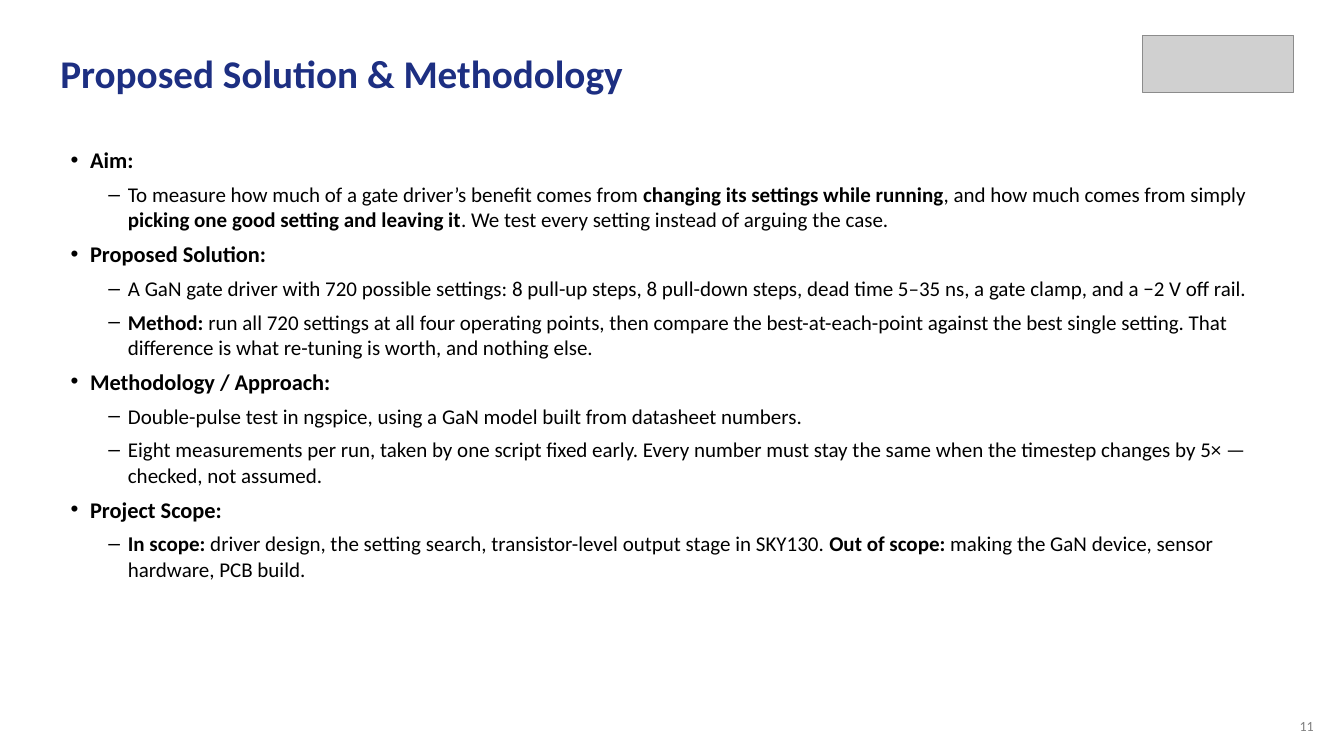
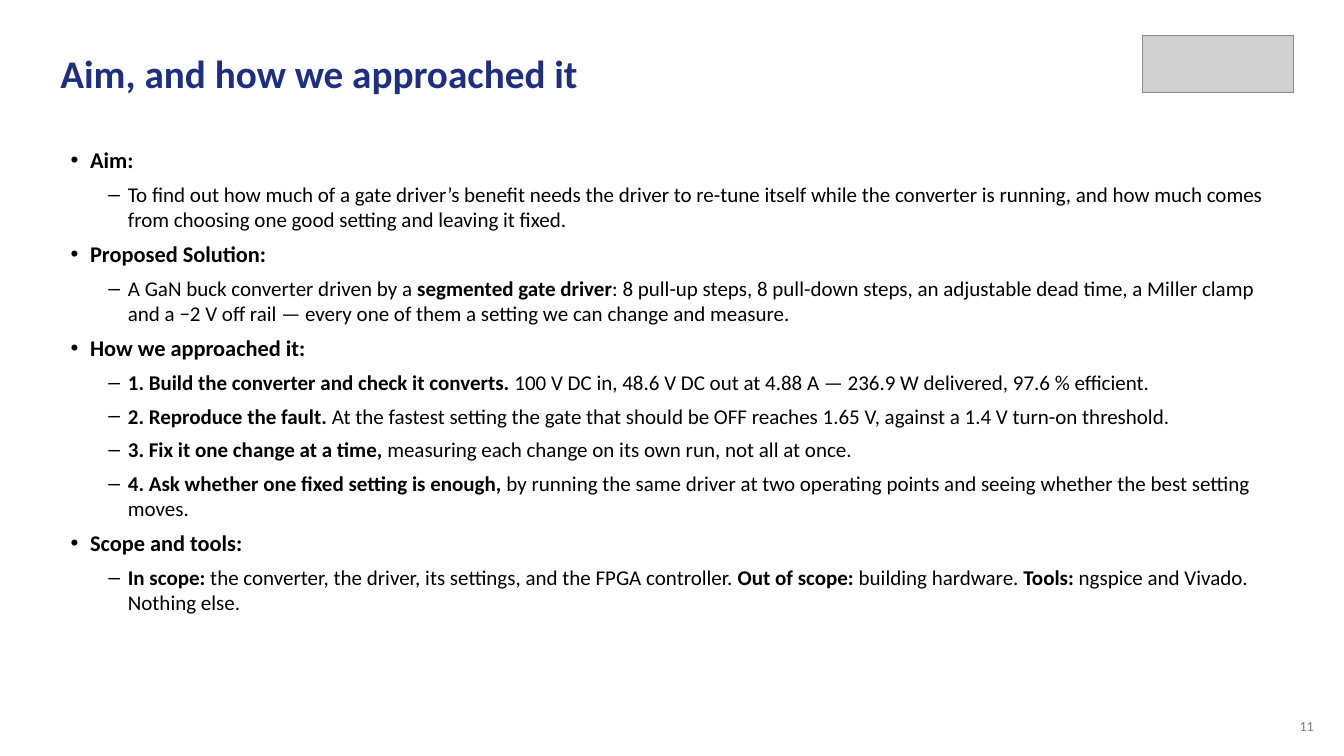
Before and after one commit to Amritha902/gan-driver, a slide deck: slide 11 of review/Review1_GaN_Segmented_Gate_Driver.pptx. Drawn at 1344x756 pixels with LibreOffice and Linux fonts; fonts in the diff are those of the drawing; grey boxes stand for pictures. Boxes give left, top, right and bottom in pixels: in the first picture for what was removed or moved away, otherwise in the second. Text is boxed around its words. In the diff, an @@ line names an element or a change of style, - is before the commit and + after.

```diff
--- a/review/Review1_GaN_Segmented_Gate_Driver.pptx
+++ b/review/Review1_GaN_Segmented_Gate_Driver.pptx
@@ text at [60,60,577,94]: text changed @@
-Proposed Solution & Methodology
+Aim, and how we approached it
@@ text at [128,187,1262,231]: text changed @@
-– To measure how much of a gate driver’s benefit comes from changing its settings while running, and how much comes from simply picking one good setting and leaving it. We test every setting instead of arguing the case.
+– To find out how much of a gate driver’s benefit needs the driver to re-tune itself while the converter is running, and how much comes from choosing one good setting and leaving it fixed.
@@ text at [90,281,1253,614]: text changed @@
-– A GaN gate driver with 720 possible settings: 8 pull-up steps, 8 pull-down steps, dead time 5–35 ns, a gate clamp, and a −2 V off rail.
-– Method: run all 720 settings at all four operating points, then compare the best-at-each-point against the best single setting. That difference is what re-tuning is worth, and nothing else.
-• Methodology / Approach:
-– Double-pulse test in ngspice, using a GaN model built from datasheet numbers.
-– Eight measurements per run, taken by one script fixed early. Every number must stay the same when the timestep changes by 5× — checked, not assumed.
-• Project Scope:
-– In scope: driver design, the setting search, transistor-level output stage in SKY130. Out of scope: making the GaN device, sensor hardware, PCB build.
+– A GaN buck converter driven by a segmented gate driver: 8 pull-up steps, 8 pull-down steps, an adjustable dead time, a Miller clamp and a −2 V off rail — every one of them a setting we can change and measure.
+• How we approached it:
+– 1. Build the converter and check it converts. 100 V DC in, 48.6 V DC out at 4.88 A — 236.9 W delivered, 97.6 % efficient.
+– 2. Reproduce the fault. At the fastest setting the gate that should be OFF reaches 1.65 V, against a 1.4 V turn-on threshold.
+– 3. Fix it one change at a time, measuring each change on its own run, not all at once.
+– 4. Ask whether one fixed setting is enough, by running the same driver at two operating points and seeing whether the best setting moves.
+• Scope and tools:
+– In scope: the converter, the driver, its settings, and the FPGA controller. Out of scope: building hardware. Tools: ngspice and Vivado. Nothing else.
```
Also in this commit, not shown: 10 other slides changed, 1 slide added, 1 slide removed, 15 other files.
